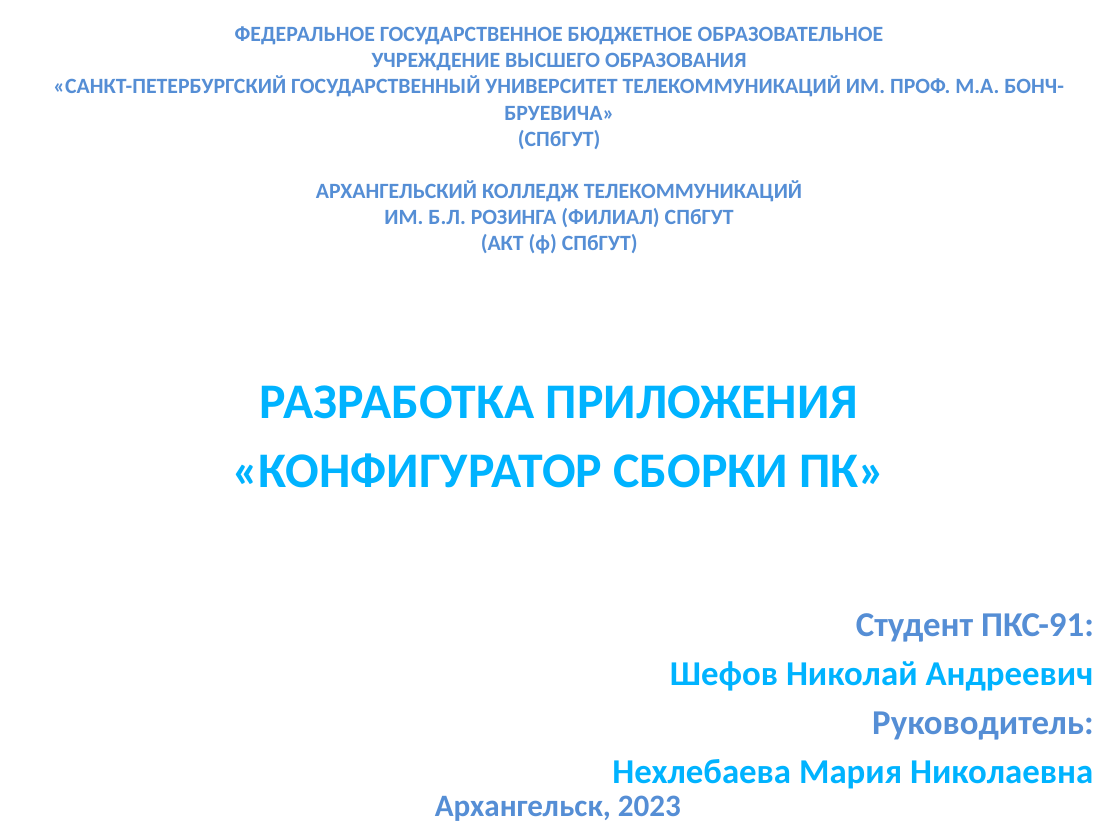
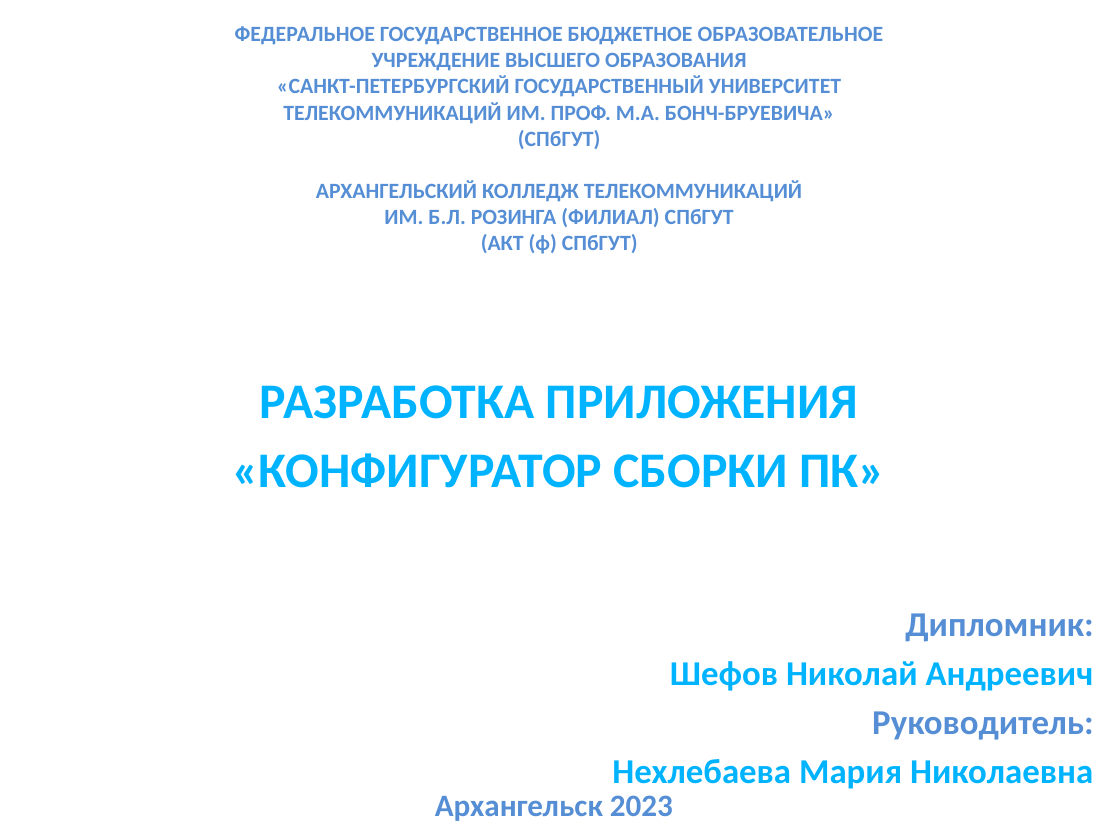
Before and after one commit to D1pex2/ConfiguratorPC, a slide deck: slide 1 of Презентация.pptx. Drawn at 1120x840 pixels with LibreOffice and Linux fonts; fonts in the diff are those of the drawing. Boxes give left, top, right and bottom in pixels: in the first picture for what was removed or moved away, otherwise in the second. Text is boxed around its words. In the diff, an @@ line names an element or a change of style, - is before the commit and + after.

```diff
--- a/Презентация.pptx
+++ b/Презентация.pptx
@@ text "ФЕДЕРАЛЬНОЕ ГОСУДАРСТВЕННОЕ БЮДЖЕТНОЕ ОБРАЗОВАТЕЛЬНОЕ" rewrapped from bbox=[53, 26, 1064, 254] to bbox=[235, 26, 884, 254] @@
@@ subtitle at bbox=[905, 613, 1093, 642]: text changed @@
-Студент ПКС-91:
+Дипломник:
@@ text at bbox=[435, 795, 673, 821]: text changed @@
-Архангельск, 2023
+Архангельск 2023
```
Also in this commit, not shown: 5 other slides changed, 1 slide added.
